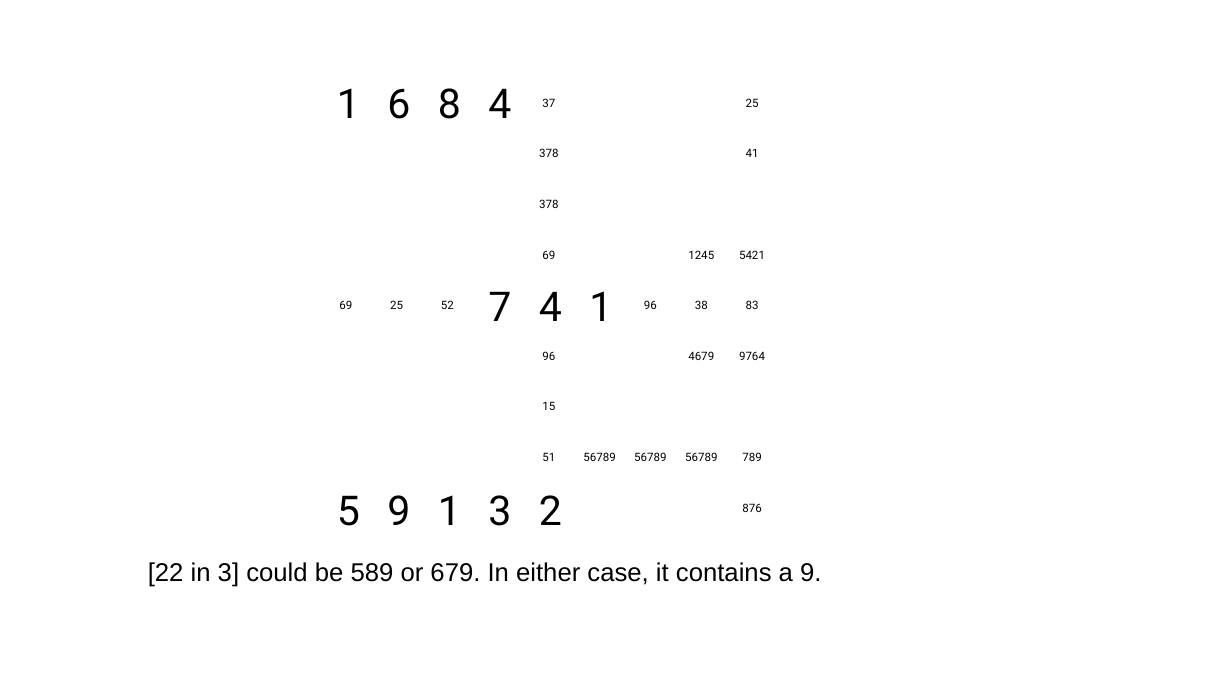
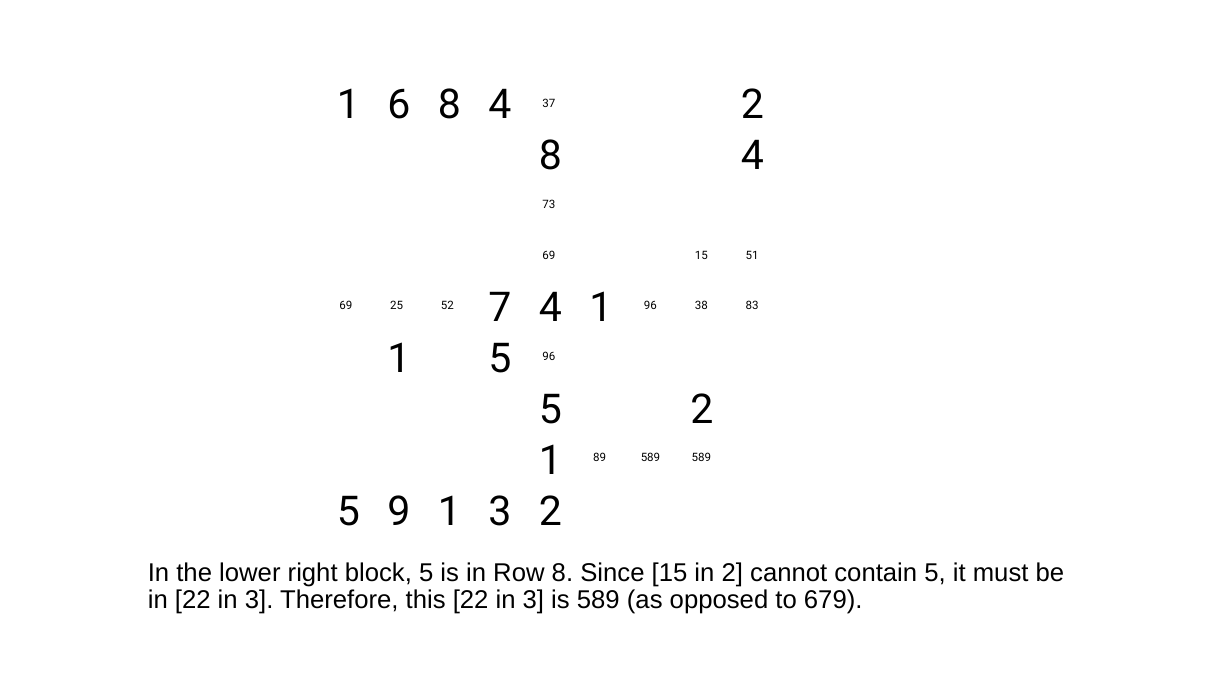
Before and after one commit to jhardis/WSJ_Number_Puzzles, a slide deck: slide 22 of 20269704_1.pptx (slide 20 before the commit). Drawn at 1232x693 pixels with LibreOffice and Linux fonts; fonts in the diff are those of the drawing; background and template pictures are left out. Boxes give left, top, right and bottom in pixels: in the first picture for what was removed or moved away, otherwise in the second. Text is boxed around its words. In the diff, an @@ line names an element or a change of style, - is before the commit and + after.

```diff
--- a/20269704_1.pptx
+++ b/20269704_1.pptx
@@ text added at <box>741,88,764,118</box>, 32 pt, text #000000 @@
+2
@@ text removed at <box>746,98,759,107</box> @@
-25
@@ text removed at <box>539,148,558,157</box> @@
-378
@@ text added at <box>539,139,562,170</box>, 32 pt, text #000000 @@
+8
@@ text added at <box>741,139,764,169</box>, 32 pt, text #000000 @@
+4
@@ text removed at <box>746,149,759,157</box> @@
-41
@@ text at <box>542,199,555,208</box>: text changed @@
-378
+73
@@ text "15": place and size @@
-text "15" at <box>542,401,555,410</box>
+text "15" at <box>695,250,708,259</box>
@@ text removed at <box>688,250,714,259</box> @@
-1245
@@ text "51": place and size @@
-text "51" at <box>542,452,555,461</box>
+text "51" at <box>746,250,759,259</box>
@@ text removed at <box>739,250,765,259</box> @@
-5421
@@ text added at <box>387,342,410,372</box>, 32 pt, text #000000 @@
+1
@@ text added at <box>488,342,511,373</box>, 32 pt, text #000000 @@
+5
@@ text removed at <box>688,351,714,360</box> @@
-4679
@@ text removed at <box>739,351,765,360</box> @@
-9764
@@ text added at <box>539,393,562,424</box>, 32 pt, text #000000 @@
+5
@@ text added at <box>690,393,713,423</box>, 32 pt, text #000000 @@
+2
@@ text added at <box>539,444,562,474</box>, 32 pt, text #000000 @@
+1
@@ text at <box>593,452,606,461</box>: text changed @@
-56789
+89
@@ text at <box>641,452,660,461</box>: text changed @@
-56789
+589
@@ text at <box>692,452,711,461</box>: text changed @@
-56789
+589
@@ text removed at <box>742,452,761,461</box> @@
-789
@@ text removed at <box>742,503,761,512</box> @@
-876
@@ text at <box>148,562,1065,614</box>: text changed @@
-[22 in 3] could be 589 or 679. In either case, it contains a 9.
+In the lower right block, 5 is in Row 8. Since [15 in 2] cannot contain 5, it must be in [22 in 3]. Therefore, this [22 in 3] is 589 (as opposed to 679).
```
Also in this commit, not shown: 30 other slides changed, 15 slides added, 24 slides removed.
